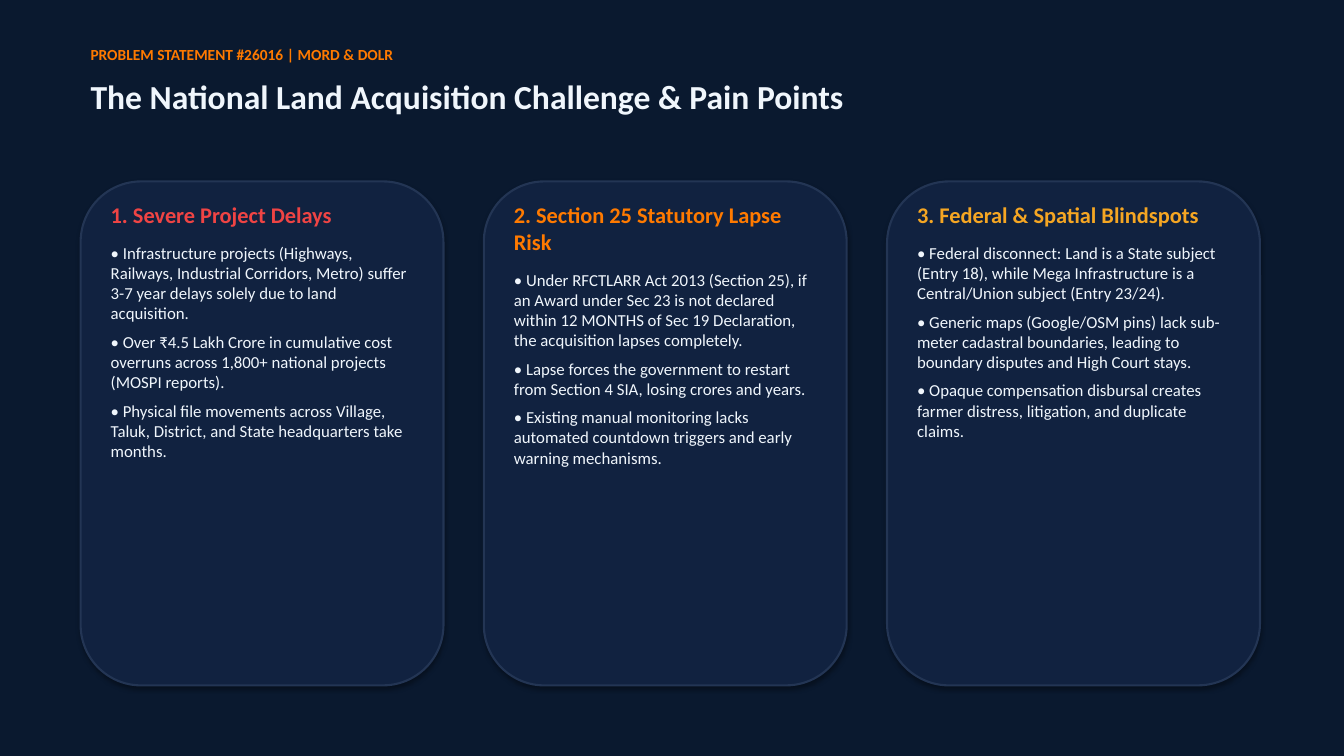
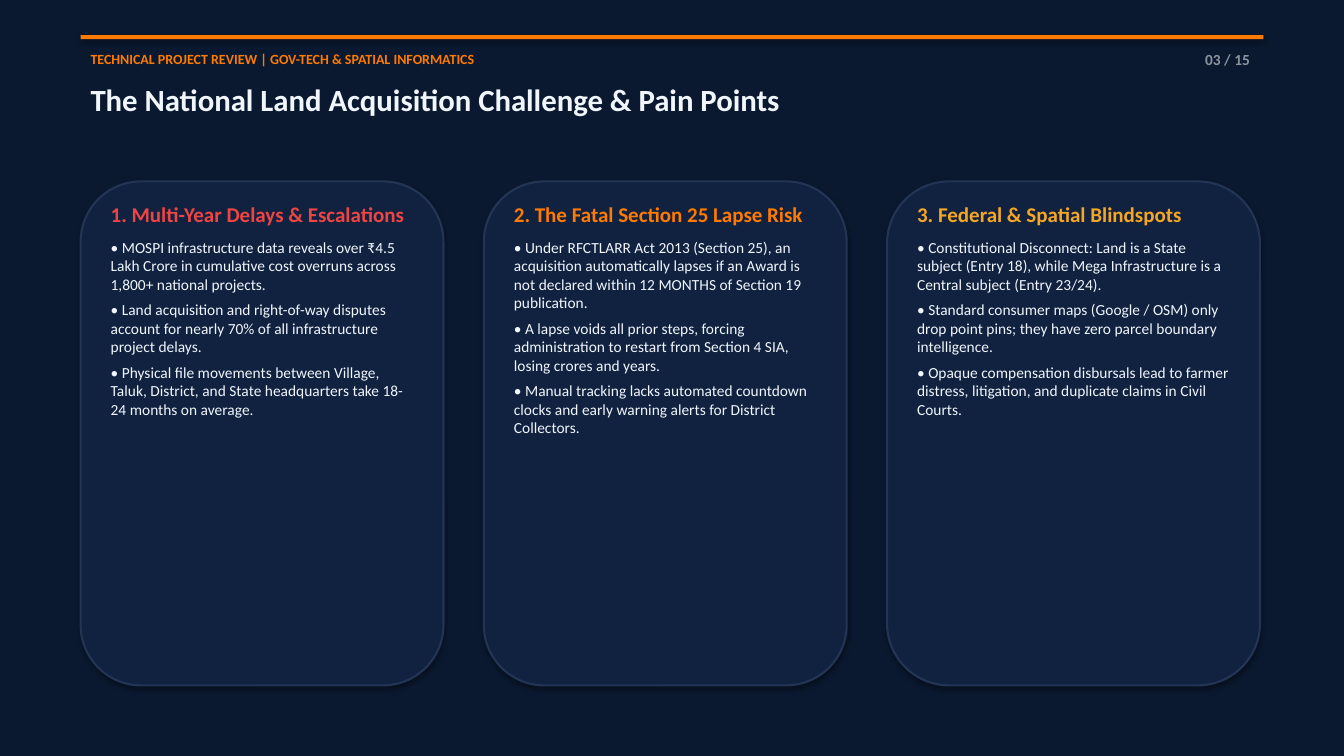
Before and after one commit to Mohan-das457/National-Land-Acquisition-Management-System, a slide deck: slide 3 of NLAMS_Project_Review_Presentation.pptx (slide 2 before the commit). Drawn at 1344x756 pixels with LibreOffice and Linux fonts; fonts in the diff are those of the drawing. Boxes give left, top, right and bottom in pixels: in the first picture for what was removed or moved away, otherwise in the second. Text is boxed around its words. In the diff, an @@ line names an element or a change of style, - is before the commit and + after.

Commit message:
feat(presentation): add 15-slide technical project review PPT and remove SIH references

```diff
--- a/NLAMS_Project_Review_Presentation.pptx
+++ b/NLAMS_Project_Review_Presentation.pptx
@@ rectangle added at (81,35,1263,39), fill #FF7A00 @@
@@ text removed at (91,49,393,60) @@
-PROBLEM STATEMENT #26016 | MORD & DOLR
@@ text added at (91,55,475,64), 10 pt, text #FF7A00, bold @@
+TECHNICAL PROJECT REVIEW | GOV-TECH & SPATIAL INFORMATICS
@@ text added at (1205,55,1250,65), 11 pt, text #8B949E, bold @@
+03 / 15
@@ text "The National Land Acquisition Challenge ..." at (91,89,779,117): size 24 to 22 pt @@
@@ text at (111,207,404,418): text changed; size 12 to 11 pt @@
-1. Severe Project Delays
-• Infrastructure projects (Highways, Railways, Industrial Corridors, Metro) suffer 3-7 year delays solely due to land acquisition.
-• Over ₹4.5 Lakh Crore in cumulative cost overruns across 1,800+ national projects (MOSPI reports).
-• Physical file movements across Village, Taluk, District, and State headquarters take months.
+1. Multi-Year Delays & Escalations
+• MOSPI infrastructure data reveals over ₹4.5 Lakh Crore in cumulative cost overruns across 1,800+ national projects.
+• Land acquisition and right-of-way disputes account for nearly 70% of all infrastructure project delays.
+• Physical file movements between Village, Taluk, District, and State headquarters take 18-24 months on average.
@@ text at (514,207,807,433): text changed; size 12 to 11 pt @@
-2. Section 25 Statutory Lapse Risk
-• Under RFCTLARR Act 2013 (Section 25), if an Award under Sec 23 is not declared within 12 MONTHS of Sec 19 Declaration, the acquisition lapses completely.
-• Lapse forces the government to restart from Section 4 SIA, losing crores and years.
-• Existing manual monitoring lacks automated countdown triggers and early warning mechanisms.
+2. The Fatal Section 25 Lapse Risk
+• Under RFCTLARR Act 2013 (Section 25), an acquisition automatically lapses if an Award is not declared within 12 MONTHS of Section 19 publication.
+• A lapse voids all prior steps, forcing administration to restart from Section 4 SIA, losing crores and years.
+• Manual tracking lacks automated countdown clocks and early warning alerts for District Collectors.
@@ text at (917,207,1181,226): size 16 to 15 pt in "3. Federal & Spatial Blindspots"; less space between paragraphs @@
@@ text at (917,242,1229,415): text changed; size 12 to 11 pt @@
-• Federal disconnect: Land is a State subject (Entry 18), while Mega Infrastructure is a Central/Union subject (Entry 23/24).
-• Generic maps (Google/OSM pins) lack sub-meter cadastral boundaries, leading to boundary disputes and High Court stays.
-• Opaque compensation disbursal creates farmer distress, litigation, and duplicate claims.
+• Constitutional Disconnect: Land is a State subject (Entry 18), while Mega Infrastructure is a Central subject (Entry 23/24).
+• Standard consumer maps (Google / OSM) only drop point pins; they have zero parcel boundary intelligence.
+• Opaque compensation disbursals lead to farmer distress, litigation, and duplicate claims in Civil Courts.
```
Also in this commit, not shown: 7 other slides changed, 7 slides added, 2 slides removed, 18 other files.
